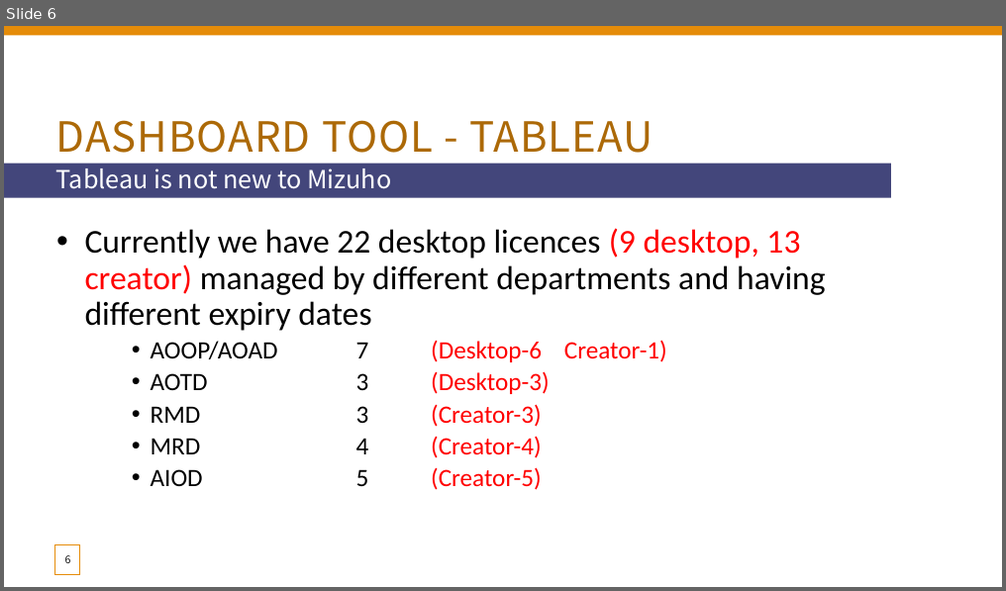
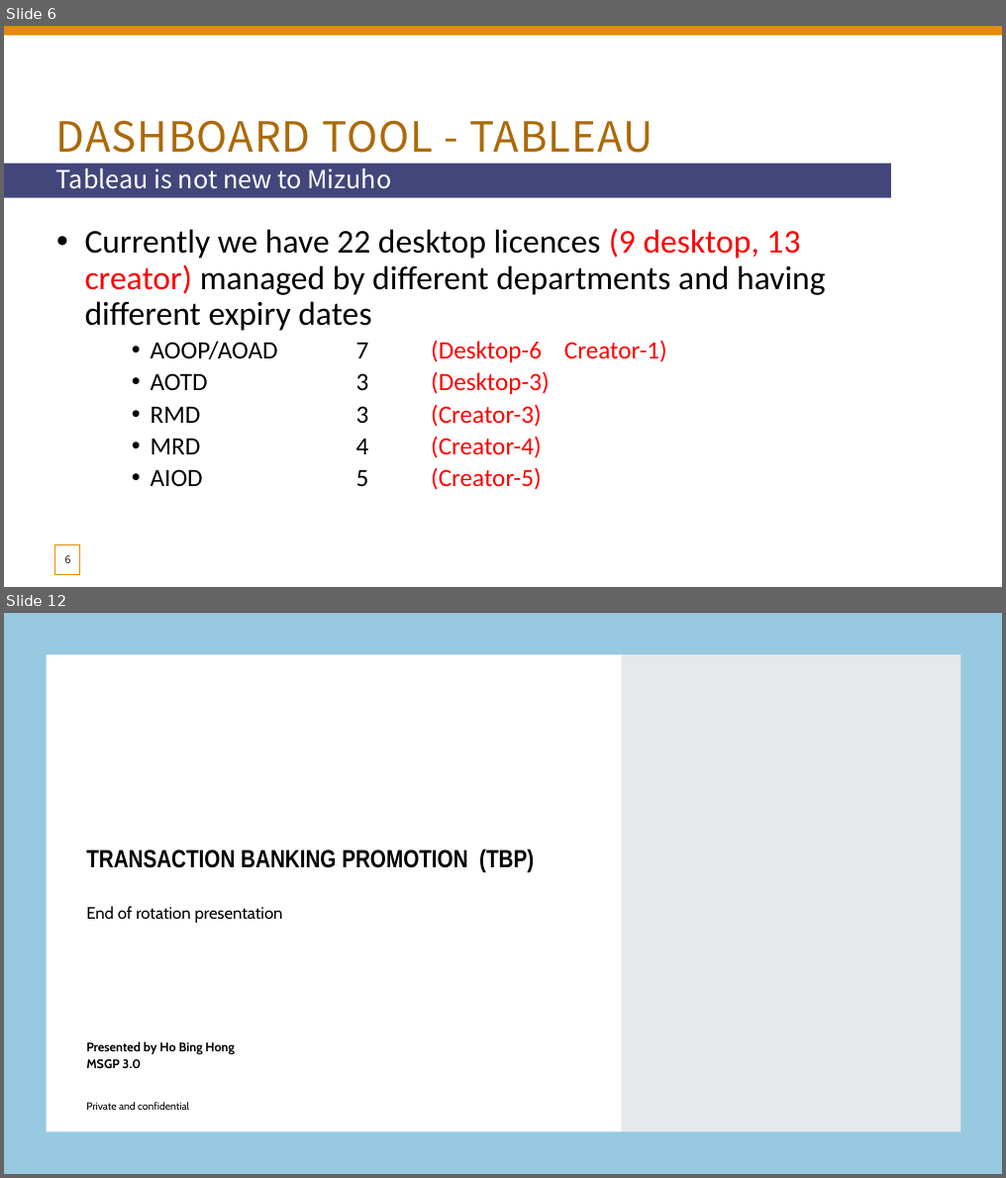
Before and after one commit to xiangshang4/RMD, a slide deck: Mizuho dashboard.pptx. Shown one above the other, each under a label of ours: slide 6 before the commit, slides 6 and 12 after it; the slides between them are not shown. The pictures are 1006x591 and 1006x1178 pixels, drawn with LibreOffice and Linux fonts; fonts in the diff are those of the drawing; background and template pictures are left out. Boxes give left, top, right and bottom in pixels: in the first picture for what was removed or moved away, otherwise in the second. Text is boxed around its words. In the diff, an @@ line names an element or a change of style, - is before the commit and + after.

```diff
--- a/Mizuho dashboard.pptx
+++ b/Mizuho dashboard.pptx
@@ slide 12 added at [4, 613, 1002, 1174], background #FFFFFF @@
@@ frame added at [4, 613, 1002, 1174], fill #97C9E0 @@
@@ rectangle added at [622, 613, 1002, 1174], fill #E6E8E9 @@
@@ title added at [86, 849, 534, 873], 24 pt, text #000000, bold @@
+TRANSACTION BANKING PROMOTION (TBP)
@@ subtitle added at [86, 906, 283, 923], 16 pt, text #000000 @@
+End of rotation presentation
@@ text added at [86, 1042, 234, 1068], 12 pt, text #000000, bold @@
+Presented by Ho Bing Hong
+MSGP 3.0
@@ text added at [86, 1102, 189, 1110], 10 pt, text #000000 @@
+Private and confidential
```
Also in this commit, not shown: 5 slides changed, 12 other slides added.
